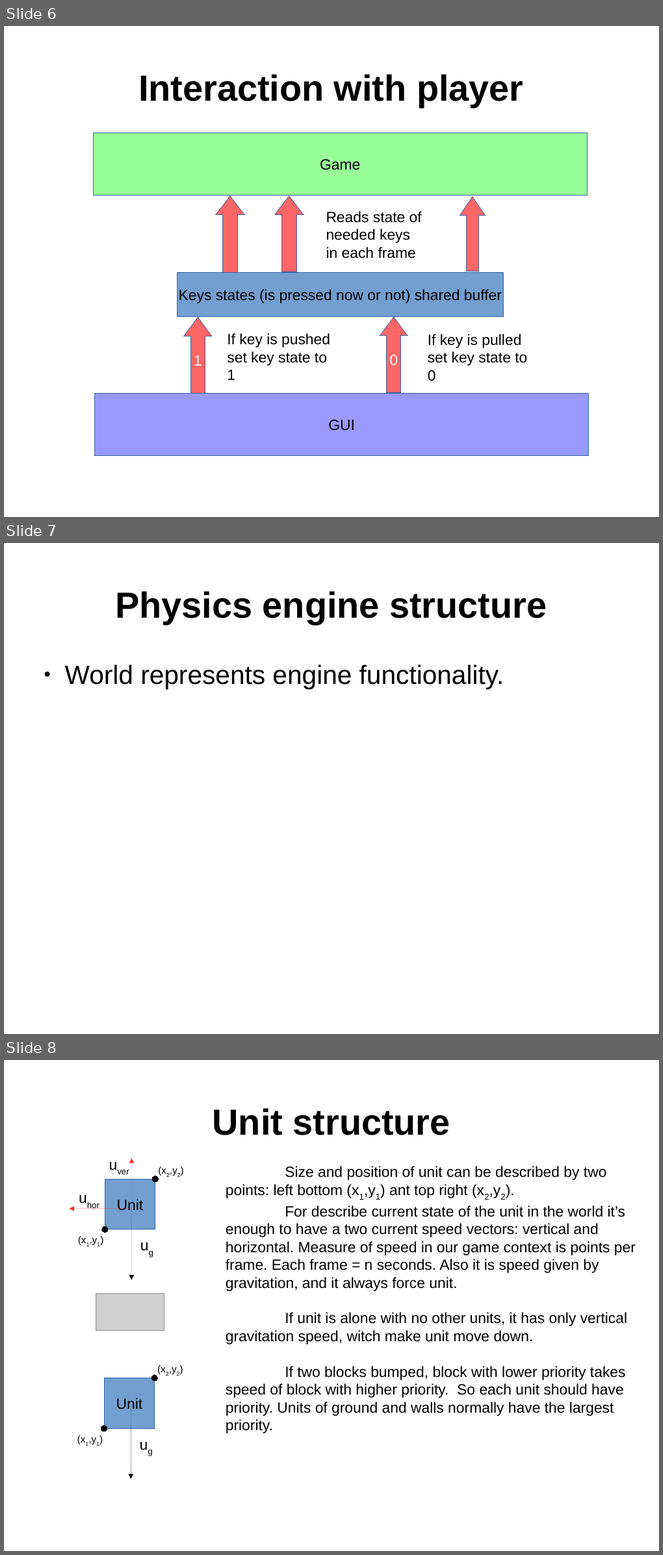
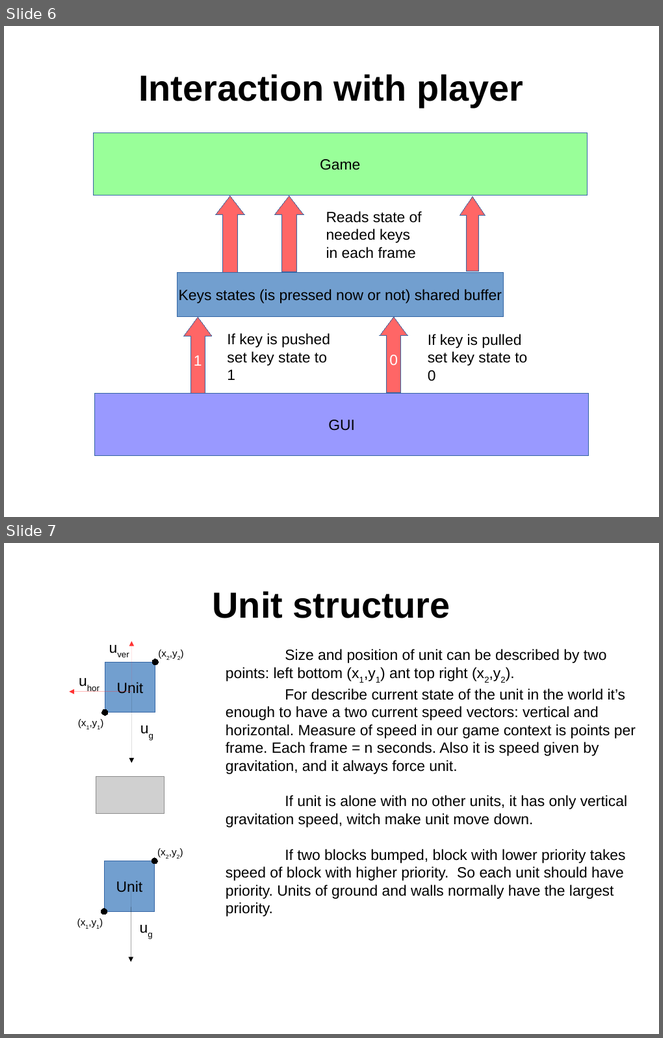
Before and after one commit to Shadasviar/mario, a slide deck: Documentation/Introduction.odp. Shown one above the other, each under a label of ours: slides 6, 7 and 8 before the commit, slides 6 and 7 after it. The pictures are 663x1555 and 663x1038 pixels, drawn with LibreOffice and Linux fonts; fonts in the diff are those of the drawing; grey boxes stand for pictures. Boxes give left, top, right and bottom in pixels: in the first picture for what was removed or moved away, otherwise in the second. Text is boxed around its words. In the diff, an @@ line names an element or a change of style, - is before the commit and + after.

```diff
--- a/Documentation/Introduction.odp
+++ b/Documentation/Introduction.odp
@@ slide 7 removed at (4, 543, 659, 1034), background #FFFFFF @@
@@ title removed at (115, 591, 547, 624) @@
-Physics engine structure
@@ text removed at (65, 665, 504, 689) @@
-● World represents engine functionality.
@@ what was slide 8 is now slide 7 @@
```
Also in this commit, not shown: 3 slides changed, 1 slide added, 1 other file.
